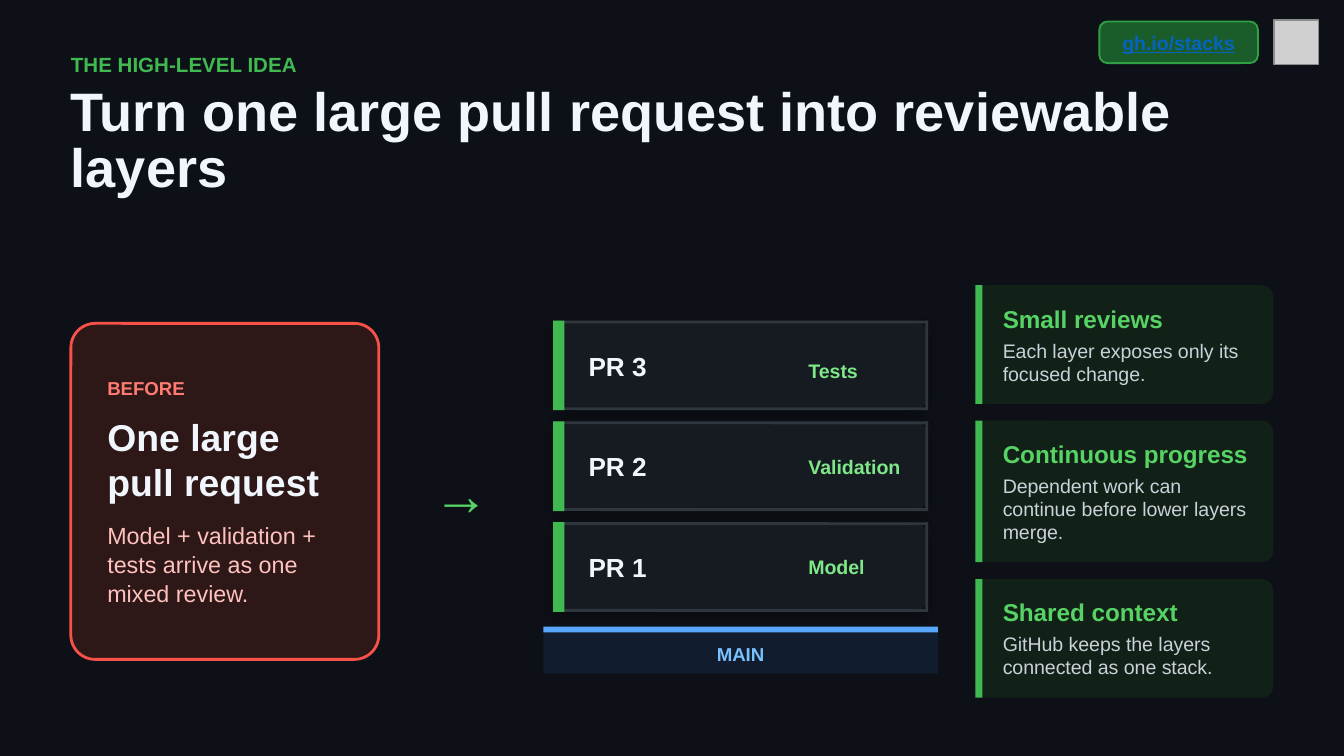
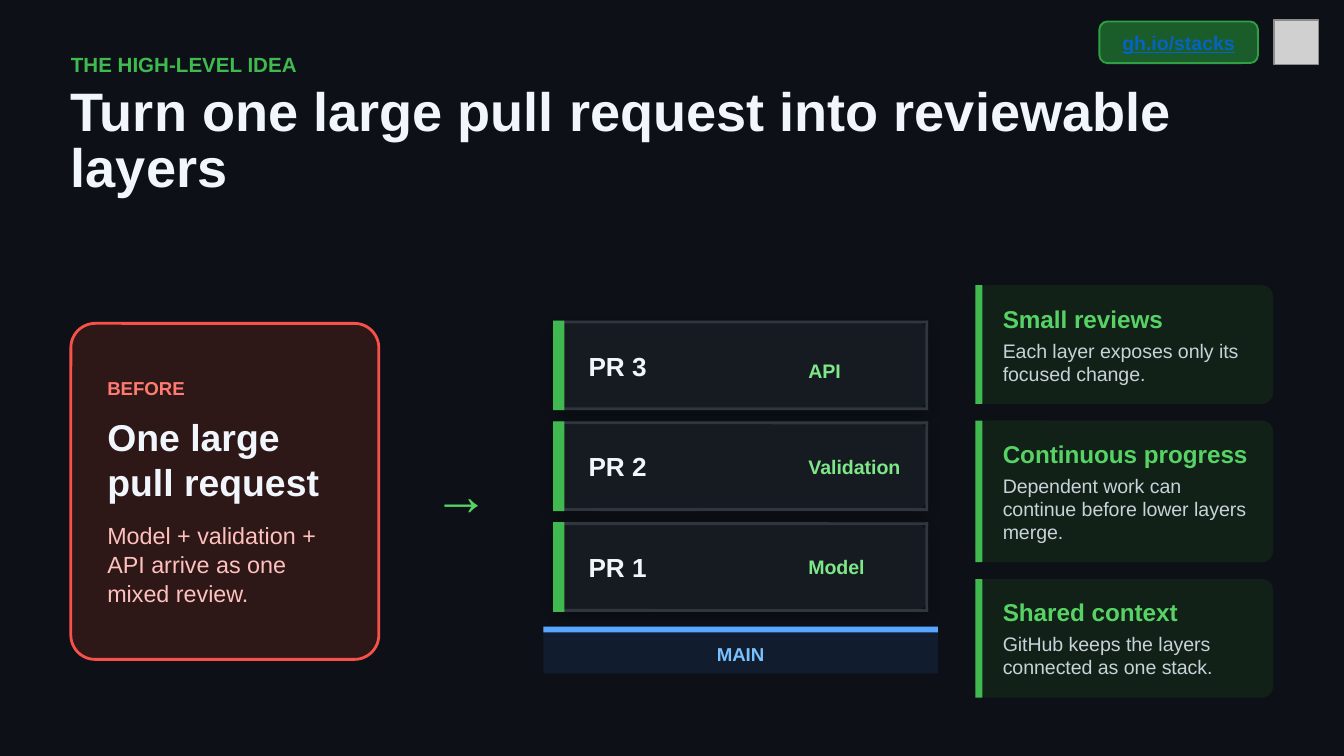
Before and after one commit to DanWahlin/gh-stack-demo, a slide deck: slide 3 of github-stacked-prs.pptx. Drawn at 1344x756 pixels with LibreOffice and Linux fonts; fonts in the diff are those of the drawing; grey boxes stand for pictures. Boxes give left, top, right and bottom in pixels: in the first picture for what was removed or moved away, otherwise in the second. Text is boxed around its words. In the diff, an @@ line names an element or a change of style, - is before the commit and + after.

```diff
--- a/github-stacked-prs.pptx
+++ b/github-stacked-prs.pptx
@@ text at (808,364,840,378): text changed @@
-Tests
+API
@@ text at (107,527,295,602): text changed @@
-Model + validation + tests arrive as one mixed review.
+Model + validation + API arrive as one mixed review.
```
Also in this commit, not shown: 3 other slides changed, 14 other files.
